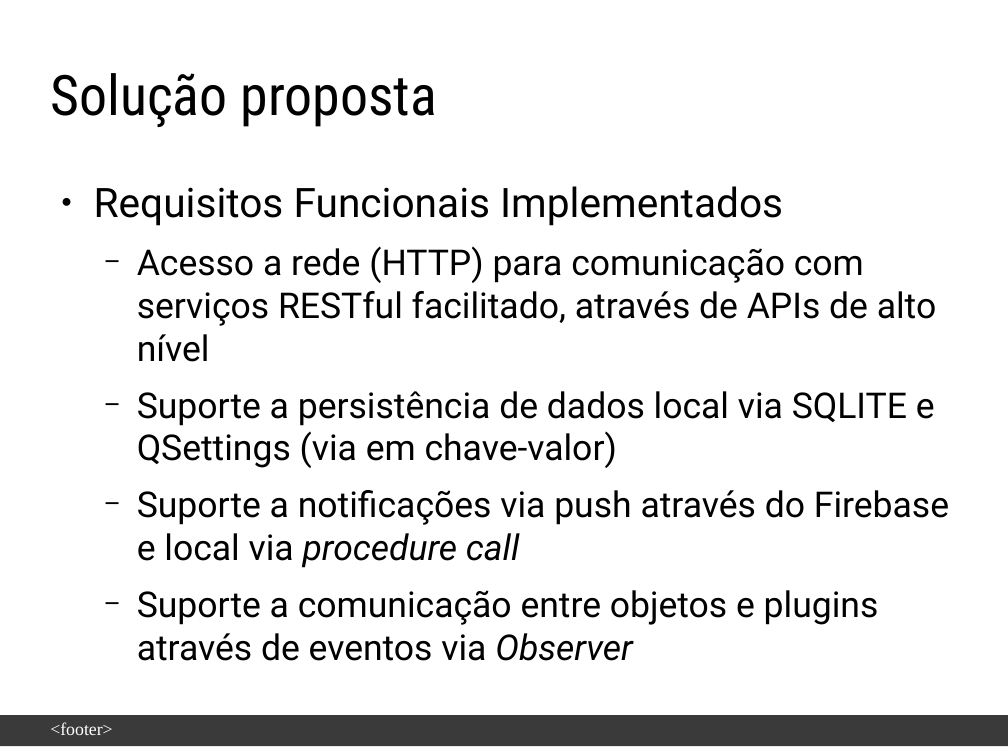
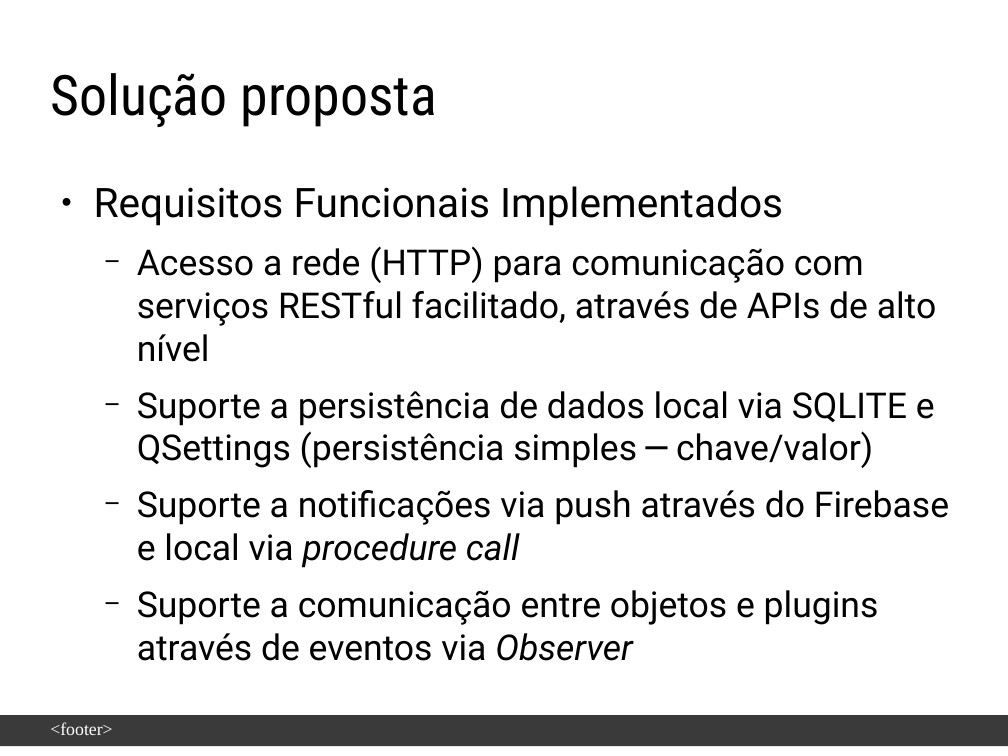
Before and after one commit to enoquesantos/tcc-latex, a slide deck: slide 6 of slide-defesa/Apresentação-EnoqueJoseneas.odp. Drawn at 1008x756 pixels with LibreOffice and Linux fonts; fonts in the diff are those of the drawing; background and template pictures are left out. Boxes give left, top, right and bottom in pixels: in the first picture for what was removed or moved away, otherwise in the second. Text is boxed around its words. In the diff, an @@ line names an element or a change of style, - is before the commit and + after.

```diff
--- a/slide-defesa/Apresentação-EnoqueJoseneas.odp
+++ b/slide-defesa/Apresentação-EnoqueJoseneas.odp
@@ text at (137,391,935,468): text changed @@
-  − Suporte a persistência de dados local via SQLITE e QSettings (via em chave-valor)
+  − Suporte a persistência de dados local via SQLITE e QSettings (persistência simples ─ chave/valor)
```
Also in this commit, not shown: 6 other slides changed, 1 slide added, 2 slides removed, 2 other files.
